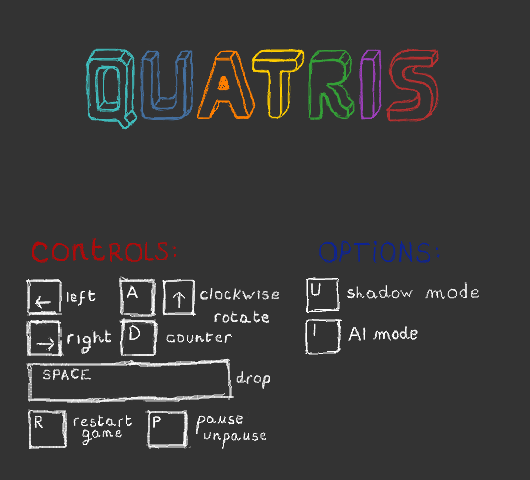
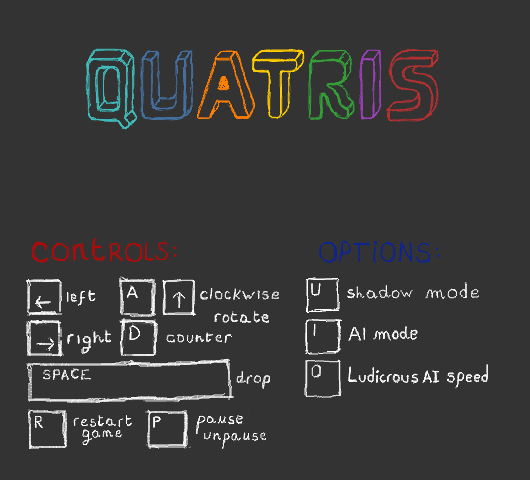
Layered file, before and after one edit (530 x 480). Changes by layer:
painted on "actualoptions" over [304, 359, 488, 398]
